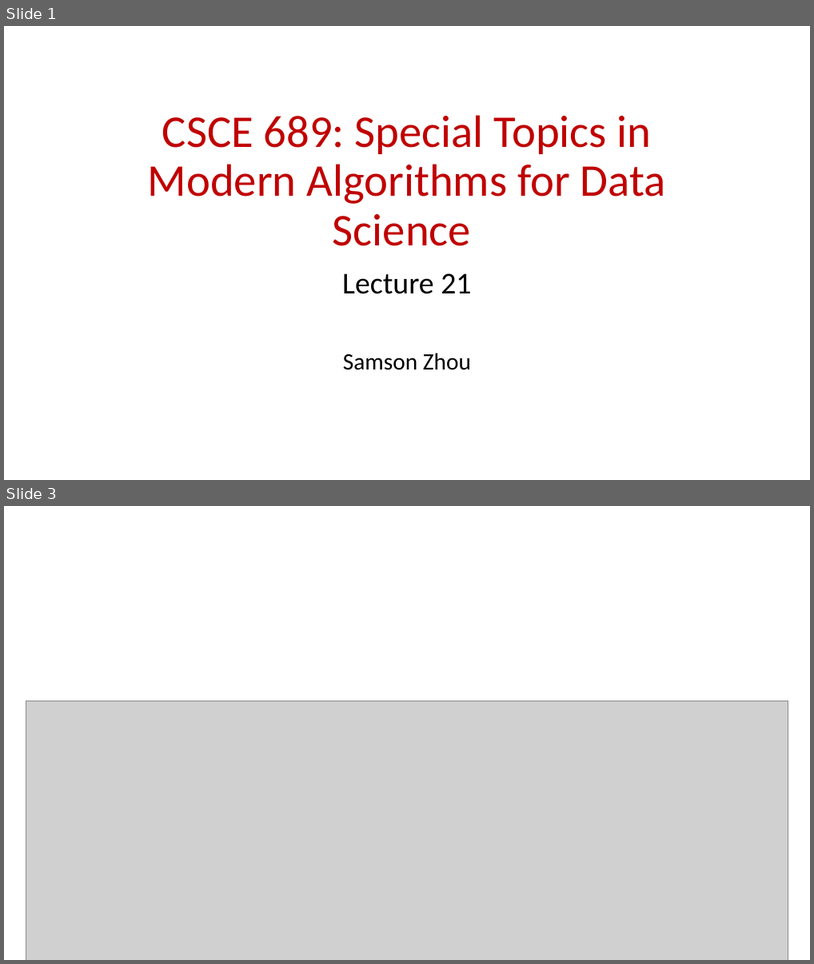
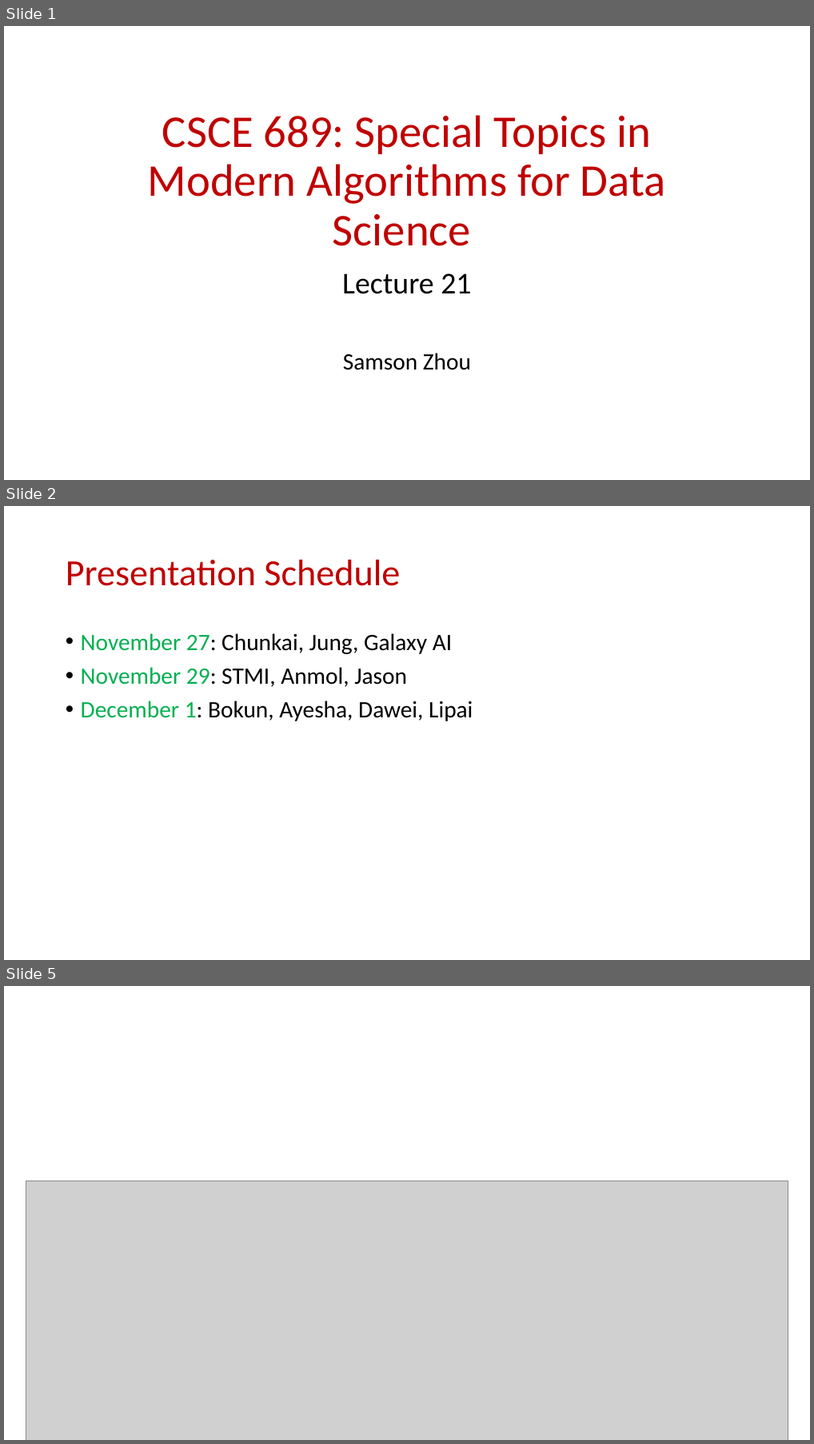
Before and after one commit to samsonzhou/samsonzhou.github.io, a slide deck: CSCE689-23/L21.pptx. Shown one above the other, each under a label of ours: slides 1 and 3 before the commit, slides 1, 2 and 5 after it; the slides between them are not shown. The pictures are 814x964 and 814x1444 pixels, drawn with LibreOffice and Linux fonts; fonts in the diff are those of the drawing; grey boxes stand for pictures. Boxes give left, top, right and bottom in pixels: in the first picture for what was removed or moved away, otherwise in the second. Text is boxed around its words. In the diff, an @@ line names an element or a change of style, - is before the commit and + after.

```diff
--- a/CSCE689-23/L21.pptx
+++ b/CSCE689-23/L21.pptx
@@ slide 2 added at <box>4,506,810,960</box>, background #FFFFFF @@
@@ title added at <box>66,560,400,586</box>, 44 pt, text #C00000 @@
+Presentation Schedule
@@ text added at <box>81,633,473,721</box>, 28 pt, text #000000 @@
+• November 27: Chunkai, Jung, Galaxy AI
+• November 29: STMI, Anmol, Jason
+• December 1: Bokun, Ayesha, Dawei, Lipai
@@ what was slide 3 is now slide 5 @@
```
Also in this commit, not shown: 22 other slides added.
